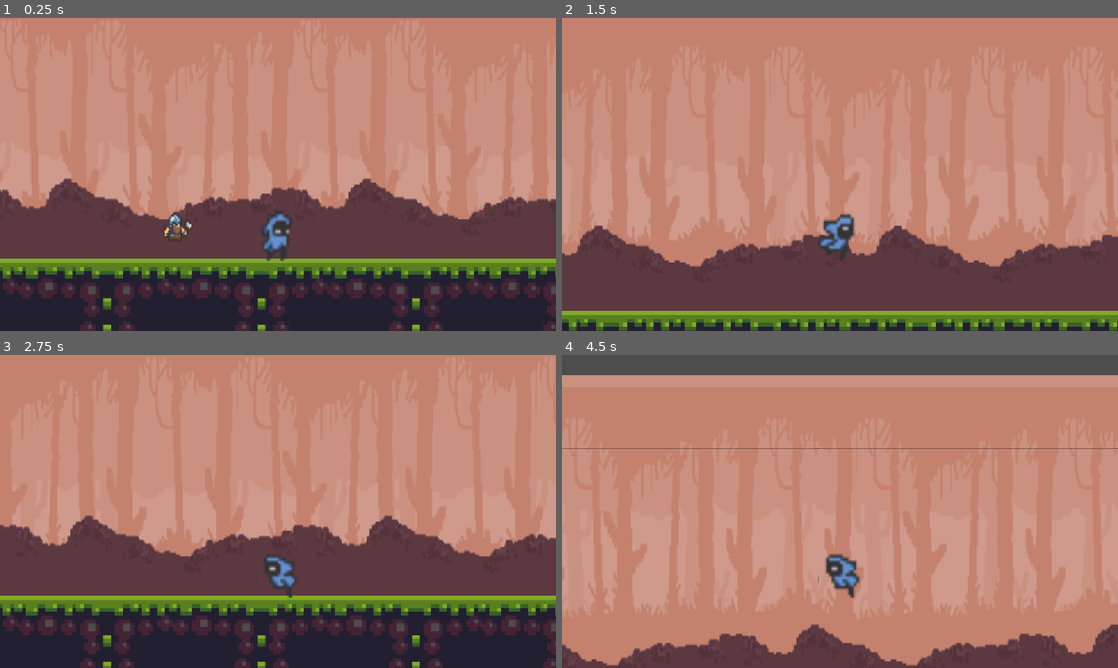
Above: before the commit, frames 1-4 (two rows, left to right).
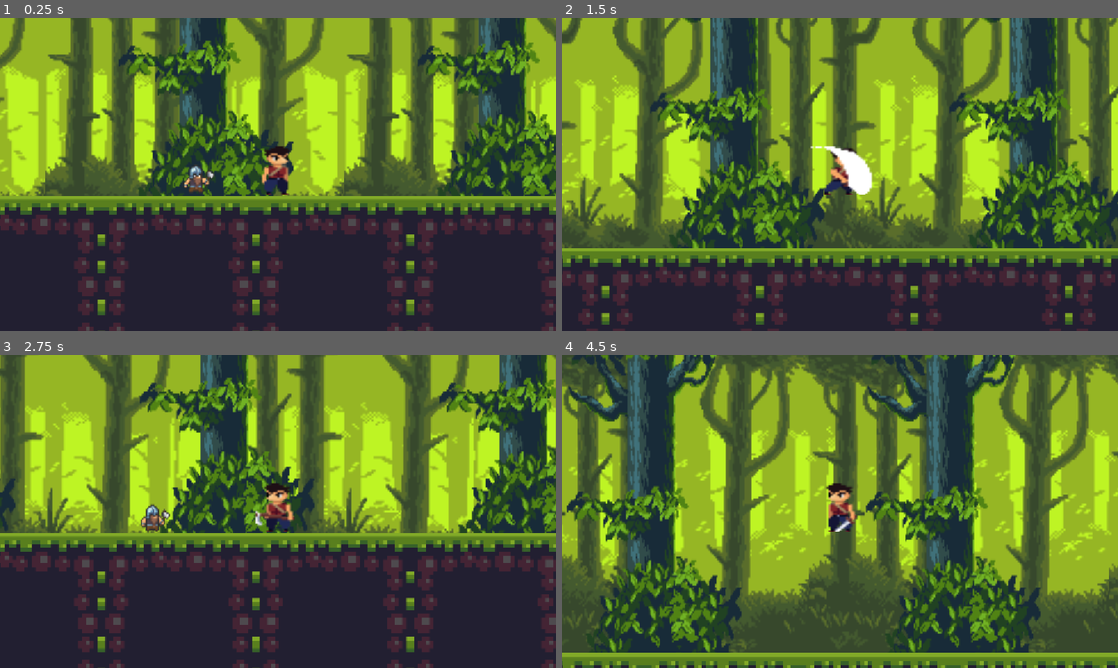
Above: after the commit, the same moments.

Repository: estudiossilvermill/EcosDaFloresta
Game: Godot game, scene res://scenes/main.tscn
Two runs of this game, one before a commit and one after it. Both use one fixed random seed, a clock stepped at 60 frames per second and the inputs below.
Inputs:
- Up to frame 1 (0.25 s): no input
- Up to frame 2 (1.5 s): hold Q (atacar, bound only after the commit) 0.53-1.28 s; hold Right (direita) from 0.53 s (still down); tap Up (pulo) at 0.77, 0.8, 1.07, 1.35 s
- Up to frame 3 (2.75 s): tap Up (pulo) at 1.52, 1.82, 2.3 s; tap Q (atacar, bound only after the commit) at 1.55 s; release Right (direita) at 2.03 s; hold Left (esquerda) from 2.03 s (still down); hold Q (atacar, bound only after the commit) from 2.03 s (still down)
- Up to frame 4 (4.5 s): release Left (esquerda) at 2.78 s; release Q (atacar, bound only after the commit) at 2.78 s; hold Right (direita) 2.78-4.28 s; tap Q (atacar, bound only after the commit) at 2.85, 4.35 s; tap Up (pulo) at 3.02, 3.32, 3.6, 3.77, 4.07 s; hold Left (esquerda) from 4.28 s (still down)

The runs differ from the first frame. In frame 1, 83% of the frame differs, in the area x 0-100%, y 0-100%; in frame 2, 95%; in frame 3, 83%; in frame 4, 100%.

Commit message:
Atualização de animações e senario

Diff:
--- a/project.godot
+++ b/project.godot
@@ -26,21 +26,30 @@
 pulo={
 "deadzone": 0.2,
 "events": [Object(InputEventKey,"resource_local_to_scene":false,"resource_name":"","device":-1,"window_id":0,"alt_press …(195 unchanged characters)…
+, Object(InputEventKey,"resource_local_to_scene":false,"resource_name":"","device":-1,"window_id":0,"alt_pressed":false,"shift_pressed":false,"ctrl_pressed":false,"meta_pressed":false,"pressed":false,"keycode":0,"physical_keycode":87,"key_label":0,"unicode":119,"location":0,"echo":false,"script":null)
 ]
 }
 baixo={
 "deadzone": 0.2,
 "events": [Object(InputEventKey,"resource_local_to_scene":false,"resource_name":"","device":-1,"window_id":0,"alt_press …(195 unchanged characters)…
+, Object(InputEventKey,"resource_local_to_scene":false,"resource_name":"","device":-1,"window_id":0,"alt_pressed":false,"shift_pressed":false,"ctrl_pressed":false,"meta_pressed":false,"pressed":false,"keycode":0,"physical_keycode":83,"key_label":0,"unicode":115,"location":0,"echo":false,"script":null)
 ]
 }
 direita={
 "deadzone": 0.2,
-"events": [Object(InputEventKey,"resource_local_to_scene":fa …(140 unchanged characters)… d":false,"keycode":0,"physical_keycode":4194321,"key_label":0,"unicode":0,"location":0,"echo":false,"script":null)
+"events": [Object(InputEventKey,"resource_local_to_scene":fa …(140 unchanged characters)… d":false,"keycode":0,"physical_keycode":68,"key_label":0,"unicode":100,"location":0,"echo":false,"script":null)
+, Object(InputEventKey,"resource_local_to_scene":false,"resource_name":"","device":-1,"window_id":0,"alt_pressed":false,"shift_pressed":false,"ctrl_pressed":false,"meta_pressed":false,"pressed":false,"keycode":0,"physical_keycode":4194321,"key_label":0,"unicode":0,"location":0,"echo":false,"script":null)
 ]
 }
 esquerda={
 "deadzone": 0.2,
 "events": [Object(InputEventKey,"resource_local_to_scene":false,"resource_name":"","device":-1,"window_id":0,"alt_press …(195 unchanged characters)…
+, Object(InputEventKey,"resource_local_to_scene":false,"resource_name":"","device":-1,"window_id":0,"alt_pressed":false,"shift_pressed":false,"ctrl_pressed":false,"meta_pressed":false,"pressed":false,"keycode":0,"physical_keycode":65,"key_label":0,"unicode":97,"location":0,"echo":false,"script":null)
+]
+}
+atacar={
+"deadzone": 0.2,
+"events": [Object(InputEventKey,"resource_local_to_scene":false,"resource_name":"","device":-1,"window_id":0,"alt_pressed":false,"shift_pressed":false,"ctrl_pressed":false,"meta_pressed":false,"pressed":false,"keycode":0,"physical_keycode":81,"key_label":0,"unicode":113,"location":0,"echo":false,"script":null)
 ]
 }
 
--- a/scenes/florest_background.tscn
+++ b/scenes/florest_background.tscn
@@ -1,8 +1,8 @@
 [gd_scene format=3 uid="uid://bl7prc8ruuwmt"]
 
-[ext_resource type="Texture2D" uid="uid://dpmf3w8ip5prp" path="res://platformer_metroidvania asset pack v1.01/tiles and background_foreground (new)/bg_0.png" id="1_vqsky"]
-[ext_resource type="Texture2D" uid="uid://cdrlou7sia7v7" path="res://platformer_metroidvania asset pack v1.01/tiles and background_foreground (new)/bg_1.png" id="2_lv0es"]
-[ext_resource type="Texture2D" uid="uid://c610bio4k71rp" path="res://platformer_metroidvania asset pack v1.01/tiles and background_foreground (new)/bg_2.png" id="3_17kvl"]
+[ext_resource type="Texture2D" uid="uid://dchwmko5kplh" path="res://Tall Forest Files/Assets/Layers/back.png" id="1_vqsky"]
+[ext_resource type="Texture2D" uid="uid://dbfcwq554vfdo" path="res://Tall Forest Files/Assets/Layers/far.png" id="2_vqsky"]
+[ext_resource type="Texture2D" uid="uid://cq1grbamj4uhg" path="res://Tall Forest Files/Assets/Layers/middle.png" id="3_vqsky"]
 
 [node name="Florest-background" type="Node2D" unique_id=1569551011]
 
@@ -13,7 +13,7 @@
 
 [node name="Sprite2D" type="Sprite2D" parent="camada3" unique_id=59726951]
 texture_repeat = 2
-scale = Vector2(1.3, 2)
+scale = Vector2(2.1569443, 2)
 texture = ExtResource("1_vqsky")
 
 [node name="camada2" type="Parallax2D" parent="." unique_id=317660397]
@@ -23,8 +23,8 @@
 
 [node name="Sprite2D" type="Sprite2D" parent="camada2" unique_id=247740387]
 texture_repeat = 2
-scale = Vector2(1.3, 2)
-texture = ExtResource("2_lv0es")
+scale = Vector2(1.7863637, 2)
+texture = ExtResource("2_vqsky")
 
 [node name="camada1" type="Parallax2D" parent="." unique_id=743729854]
 scroll_scale = Vector2(0.9, 0.9)
@@ -33,6 +33,5 @@
 
 [node name="Sprite2D" type="Sprite2D" parent="camada1" unique_id=1707553520]
 texture_repeat = 2
-position = Vector2(2, 39)
-scale = Vector2(1.3, 1.9)
-texture = ExtResource("3_17kvl")
+scale = Vector2(1.3, 1.7708333)
+texture = ExtResource("3_vqsky")
--- /dev/null
+++ b/scenes/flow.gd
@@ -0,0 +1,70 @@
+extends CharacterBody2D
+
+@export var velocidade: float = 110.0
+@export var distancia_minima: float = 16.0
+@export var gravidade: float = 980.0
+
+@onready var sprite: AnimatedSprite2D = $spriteLenhador
+
+var protagonista: CharacterBody2D = null
+var atacando: bool = false
+
+func _ready() -> void:
+	_achar_protagonista()
+
+func _achar_protagonista() -> void:
+	var cena_atual := get_tree().current_scene
+	if cena_atual == null:
+		return
+
+	var por_nome := cena_atual.find_child("protagonista", true, false)
+	if por_nome is CharacterBody2D:
+		protagonista = por_nome
+
+func _physics_process(delta: float) -> void:
+	# Gravidade no eixo Y
+	if not is_on_floor():
+		velocity.y += gravidade * delta
+	elif velocity.y > 0.0:
+		velocity.y = 0.0
+
+	# Garante a referência do protagonista
+	if not is_instance_valid(protagonista):
+		_achar_protagonista()
+
+	# Perseguição horizontal
+	if not atacando and is_instance_valid(protagonista):
+		var dx := protagonista.global_position.x - global_position.x
+		if abs(dx) > distancia_minima:
+			var direcao_x: float = sign(dx)
+			velocity.x = direcao_x * velocidade
+			if sprite != null:
+				sprite.flip_h = direcao_x < 0.0
+		else:
+			velocity.x = move_toward(velocity.x, 0.0, velocidade)
+	elif atacando:
+		velocity.x = 0.0
+	else:
+		velocity.x = 0.0
+
+	_atualizar_animacao()
+	move_and_slide()
+
+func _atualizar_animacao() -> void:
+	if sprite == null or atacando:
+		return
+
+	# Troque "andar" e "parado" pelos nomes exatos das animações no seu AnimatedSprite2D
+	if abs(velocity.x) > 5.0 and sprite.sprite_frames != null and sprite.sprite_frames.has_animation("andar"):
+		if sprite.animation != "andar":
+			sprite.play("andar")
+	elif sprite.sprite_frames != null and sprite.sprite_frames.has_animation("parado"):
+		if sprite.animation != "parado":
+			sprite.play("parado")
+
+func _on_area_2d_area_entered(_area: Area2D) -> void:
+	$spriteLenhador.play("atingido")
+
+
+func _on_area_2d_body_entered(body: CharacterBody2D) -> void:
+	$spriteLenhador.play('atingido')
--- a/scenes/lenhador.tscn
+++ b/scenes/lenhador.tscn
@@ -1,6 +1,10 @@
 [gd_scene format=3 uid="uid://css4re54yl0fj"]
 
 [ext_resource type="Texture2D" uid="uid://bj37jcjsus7yb" path="res://Dwarf Sprite Sheet 1.3v.png" id="1_jkp4r"]
+[ext_resource type="Script" uid="uid://cloxunjo67kb1" path="res://scenes/flow.gd" id="1_kbg2e"]
+
+[sub_resource type="CircleShape2D" id="CircleShape2D_ntayv"]
+radius = 74.24284
 
 [sub_resource type="CapsuleShape2D" id="CapsuleShape2D_l0mw4"]
 height = 34.0
@@ -332,15 +336,26 @@
 "speed": 6.0
 }]
 
-[node name="lenhador" type="CharacterBody2D" unique_id=739108681]
+[node name="lenhador" type="CharacterBody2D" unique_id=739108681 groups=["inimigo"]]
+script = ExtResource("1_kbg2e")
+metadata/_edit_group_ = true
+
+[node name="Area2D" type="Area2D" parent="." unique_id=1818075653]
+
+[node name="CollisionShape2D" type="CollisionShape2D" parent="Area2D" unique_id=1339037485]
+shape = SubResource("CircleShape2D_ntayv")
+debug_color = Color(0.9991538, 0, 0.13517481, 0.41960785)
 
 [node name="CollisionShape2D" type="CollisionShape2D" parent="." unique_id=1276168059]
 position = Vector2(1, 8)
 shape = SubResource("CapsuleShape2D_l0mw4")
 
-[node name="AnimatedSprite2D" type="AnimatedSprite2D" parent="." unique_id=966868887]
+[node name="spriteLenhador" type="AnimatedSprite2D" parent="." unique_id=966868887]
 position = Vector2(1.0000005, 2.0000005)
 scale = Vector2(1.2500001, 1.5624999)
 sprite_frames = SubResource("SpriteFrames_ntayv")
 animation = &"idle"
 frame_progress = 0.3253124
+
+[connection signal="area_entered" from="Area2D" to="." method="_on_area_2d_area_entered"]
+[connection signal="body_entered" from="Area2D" to="." method="_on_area_2d_body_entered"]
--- a/scenes/main.tscn
+++ b/scenes/main.tscn
@@ -2,8 +2,8 @@
 
 [ext_resource type="Texture2D" uid="uid://dbaq7kex0aj8c" path="res://platformer_metroidvania asset pack v1.01/tiles and background_foreground (new)/tileset_64x64(new).png" id="1_0wfyh"]
 [ext_resource type="PackedScene" uid="uid://bl7prc8ruuwmt" path="res://scenes/florest_background.tscn" id="1_sugp2"]
-[ext_resource type="PackedScene" uid="uid://dc8gxlle5kyql" path="res://scenes/player.tscn" id="2_sugp2"]
 [ext_resource type="PackedScene" uid="uid://css4re54yl0fj" path="res://scenes/lenhador.tscn" id="4_jyhfs"]
+[ext_resource type="PackedScene" uid="uid://buvhl4rs0ovmp" path="res://scenes/protagonista.tscn" id="4_tbgi4"]
 
 [sub_resource type="TileSetAtlasSource" id="TileSetAtlasSource_jyhfs"]
 texture = ExtResource("1_0wfyh")
@@ -936,9 +936,6 @@
 tile_map_data = PackedByteArray("AAABAB8AAAAKAAAAAAABACAAAAAKAAEAAAABACEAAAAKAAIAAAABACIAAAAKAAMAAAACAB8AAAACAAAAAAACAC …(30640 unchanged characters)…
 tile_set = SubResource("TileSet_ntayv")
 
-[node name="Player" parent="." unique_id=1842969309 instance=ExtResource("2_sugp2")]
-position = Vector2(527, 466)
-
 [node name="StaticBody2D" type="StaticBody2D" parent="." unique_id=1069051170]
 position = Vector2(536, 565)
 metadata/_edit_group_ = true
@@ -949,3 +946,6 @@
 
 [node name="lenhador" parent="." unique_id=739108681 instance=ExtResource("4_jyhfs")]
 position = Vector2(420, 456)
+
+[node name="protagonista" parent="." unique_id=983862715 instance=ExtResource("4_tbgi4")]
+position = Vector2(533, 447)
--- /dev/null
+++ b/scenes/protagonista.gd
@@ -0,0 +1,62 @@
+extends CharacterBody2D
+
+@export var speed: float = 400.0
+@export var jump_force: float = 600.0
+@export var gravity: float = 1500.0
+
+func _physics_process(delta):
+	# -------------------------
+	# MOVIMENTO HORIZONTAL
+	# -------------------------
+	var direction = Input.get_axis("esquerda", "direita")
+
+	velocity.x = direction * speed
+
+
+	# -------------------------
+	# GRAVIDADE
+	# -------------------------
+	if not is_on_floor():
+		velocity.y += gravity * delta
+
+
+	# -------------------------
+	# PULO
+	# -------------------------
+	if Input.is_action_just_pressed("pulo") and is_on_floor():
+		velocity.y = -jump_force
+
+
+	# -------------------------
+	# MOVIMENTO
+	# -------------------------
+	move_and_slide()
+
+
+	# -------------------------
+	# ANIMAÇÕES
+	# -------------------------
+	if not is_on_floor():
+		if velocity.y < 0:
+			$spriteProta.play("rolando")
+		else:
+			$spriteProta.play("ataque")
+
+	elif velocity.x != 0:
+		$spriteProta.play("andar")
+
+	else:
+		$spriteProta.play("idle")
+
+
+	# -------------------------
+	# DIREÇÃO DO PERSONAGEM
+	# -------------------------
+	if velocity.x < 0:
+		$spriteProta.flip_h = true
+
+	elif velocity.x > 0:
+		$spriteProta.flip_h = false
+
+	if Input.is_action_pressed("atacar"):
+		$spriteProta.play("ataque2")
--- a/scenes/character_body_2d.tscn
+++ b/scenes/protagonista.tscn
@@ -1,199 +1,229 @@
 [gd_scene format=3 uid="uid://buvhl4rs0ovmp"]
 
-[ext_resource type="Texture2D" uid="uid://d4h457jc0q1hx" path="res://2D Simple Character/4Sword Attack/SwordAttack Sheet.png" id="1_ws0vm"]
-[ext_resource type="Texture2D" uid="uid://dsnd880xmspl5" path="res://2D Simple Character/8Gardening/Gardening Sheet.png" id="2_rhr3r"]
-[ext_resource type="Texture2D" uid="uid://c5dwfsh0qsucn" path="res://2D Simple Character/2Run/Run Sheet.png" id="3_t53lx"]
-[ext_resource type="Texture2D" uid="uid://cuq5r2bc3af2k" path="res://2D Simple Character/1Idle/Idle Sheet.png" id="4_yi2kj"]
-[ext_resource type="Texture2D" uid="uid://dplh7ulllj504" path="res://2D Simple Character/3Roll/Roll Sheet.png" id="5_cibgq"]
+[ext_resource type="Script" uid="uid://duwk11bwsvq6k" path="res://scenes/protagonista.gd" id="1_3twc5"]
+[ext_resource type="Texture2D" uid="uid://d4h457jc0q1hx" path="res://2D Simple Character/4Sword Attack/SwordAttack Sheet.png" id="2_3alyc"]
+[ext_resource type="Texture2D" uid="uid://dsnd880xmspl5" path="res://2D Simple Character/8Gardening/Gardening Sheet.png" id="3_uwfy3"]
+[ext_resource type="Texture2D" uid="uid://c5dwfsh0qsucn" path="res://2D Simple Character/2Run/Run Sheet.png" id="4_j8fxu"]
+[ext_resource type="Texture2D" uid="uid://cuq5r2bc3af2k" path="res://2D Simple Character/1Idle/Idle Sheet.png" id="5_lk4e0"]
+[ext_resource type="Texture2D" uid="uid://dplh7ulllj504" path="res://2D Simple Character/3Roll/Roll Sheet.png" id="6_l5k0v"]
 
 [sub_resource type="CapsuleShape2D" id="CapsuleShape2D_rhr3r"]
 radius = 238.0
 height = 716.0
 
+[sub_resource type="AtlasTexture" id="AtlasTexture_tyfdd"]
+atlas = ExtResource("4_j8fxu")
+region = Rect2(0, 0, 32, 32)
+
+[sub_resource type="AtlasTexture" id="AtlasTexture_bae6d"]
+atlas = ExtResource("4_j8fxu")
+region = Rect2(32, 0, 32, 32)
+
+[sub_resource type="AtlasTexture" id="AtlasTexture_mamov"]
+atlas = ExtResource("4_j8fxu")
+region = Rect2(64, 0, 32, 32)
+
+[sub_resource type="AtlasTexture" id="AtlasTexture_7oyl4"]
+atlas = ExtResource("4_j8fxu")
+region = Rect2(96, 0, 32, 32)
+
+[sub_resource type="AtlasTexture" id="AtlasTexture_u2kg2"]
+atlas = ExtResource("4_j8fxu")
+region = Rect2(128, 0, 32, 32)
+
+[sub_resource type="AtlasTexture" id="AtlasTexture_33wo8"]
+atlas = ExtResource("4_j8fxu")
+region = Rect2(160, 0, 32, 32)
+
+[sub_resource type="AtlasTexture" id="AtlasTexture_rsbhr"]
+atlas = ExtResource("4_j8fxu")
+region = Rect2(192, 0, 32, 32)
+
+[sub_resource type="AtlasTexture" id="AtlasTexture_mjxx7"]
+atlas = ExtResource("4_j8fxu")
+region = Rect2(224, 0, 32, 32)
+
 [sub_resource type="AtlasTexture" id="AtlasTexture_mfdas"]
-atlas = ExtResource("1_ws0vm")
+atlas = ExtResource("2_3alyc")
 region = Rect2(0, 0, 32, 32)
 
 [sub_resource type="AtlasTexture" id="AtlasTexture_8nwgm"]
-atlas = ExtResource("1_ws0vm")
+atlas = ExtResource("2_3alyc")
 region = Rect2(32, 0, 32, 32)
 
 [sub_resource type="AtlasTexture" id="AtlasTexture_7pl6r"]
-atlas = ExtResource("1_ws0vm")
+atlas = ExtResource("2_3alyc")
 region = Rect2(64, 0, 32, 32)
 
 [sub_resource type="AtlasTexture" id="AtlasTexture_x5gf8"]
-atlas = ExtResource("1_ws0vm")
+atlas = ExtResource("2_3alyc")
 region = Rect2(96, 0, 32, 32)
 
 [sub_resource type="AtlasTexture" id="AtlasTexture_42hdn"]
-atlas = ExtResource("1_ws0vm")
+atlas = ExtResource("2_3alyc")
 region = Rect2(128, 0, 32, 32)
 
 [sub_resource type="AtlasTexture" id="AtlasTexture_el37e"]
-atlas = ExtResource("1_ws0vm")
+atlas = ExtResource("2_3alyc")
 region = Rect2(160, 0, 32, 32)
 
 [sub_resource type="AtlasTexture" id="AtlasTexture_inrnk"]
-atlas = ExtResource("1_ws0vm")
+atlas = ExtResource("2_3alyc")
 region = Rect2(192, 0, 32, 32)
 
 [sub_resource type="AtlasTexture" id="AtlasTexture_wqsd8"]
-atlas = ExtResource("1_ws0vm")
+atlas = ExtResource("2_3alyc")
 region = Rect2(224, 0, 32, 32)
 
 [sub_resource type="AtlasTexture" id="AtlasTexture_ugk0l"]
-atlas = ExtResource("1_ws0vm")
+atlas = ExtResource("2_3alyc")
 region = Rect2(256, 0, 32, 32)
 
 [sub_resource type="AtlasTexture" id="AtlasTexture_eewtm"]
-atlas = ExtResource("2_rhr3r")
+atlas = ExtResource("3_uwfy3")
 region = Rect2(0, 0, 32, 32)
 
 [sub_resource type="AtlasTexture" id="AtlasTexture_o6j3l"]
-atlas = ExtResource("2_rhr3r")
+atlas = ExtResource("3_uwfy3")
 region = Rect2(32, 0, 32, 32)
 
 [sub_resource type="AtlasTexture" id="AtlasTexture_diyyd"]
-atlas = ExtResource("2_rhr3r")
+atlas = ExtResource("3_uwfy3")
 region = Rect2(64, 0, 32, 32)
 
 [sub_resource type="AtlasTexture" id="AtlasTexture_uduk5"]
-atlas = ExtResource("2_rhr3r")
-region = Rect2(96, 0, 32, 32)
-
-[sub_resource type="AtlasTexture" id="AtlasTexture_tyfdd"]
-atlas = ExtResource("3_t53lx")
-region = Rect2(0, 0, 32, 32)
-
-[sub_resource type="AtlasTexture" id="AtlasTexture_bae6d"]
-atlas = ExtResource("3_t53lx")
-region = Rect2(32, 0, 32, 32)
-
-[sub_resource type="AtlasTexture" id="AtlasTexture_mamov"]
-atlas = ExtResource("3_t53lx")
-region = Rect2(64, 0, 32, 32)
-
-[sub_resource type="AtlasTexture" id="AtlasTexture_7oyl4"]
-atlas = ExtResource("3_t53lx")
-region = Rect2(96, 0, 32, 32)
-
-[sub_resource type="AtlasTexture" id="AtlasTexture_u2kg2"]
-atlas = ExtResource("3_t53lx")
+atlas = ExtResource("3_uwfy3")
+region = Rect2(96, 0, 32, 32)
+
+[sub_resource type="AtlasTexture" id="AtlasTexture_605yl"]
+atlas = ExtResource("5_lk4e0")
+region = Rect2(0, 0, 32, 32)
+
+[sub_resource type="AtlasTexture" id="AtlasTexture_q7f82"]
+atlas = ExtResource("5_lk4e0")
+region = Rect2(32, 0, 32, 32)
+
+[sub_resource type="AtlasTexture" id="AtlasTexture_y77s4"]
+atlas = ExtResource("5_lk4e0")
+region = Rect2(64, 0, 32, 32)
+
+[sub_resource type="AtlasTexture" id="AtlasTexture_r8tdc"]
+atlas = ExtResource("5_lk4e0")
+region = Rect2(96, 0, 32, 32)
+
+[sub_resource type="AtlasTexture" id="AtlasTexture_teyxv"]
+atlas = ExtResource("5_lk4e0")
 region = Rect2(128, 0, 32, 32)
 
-[sub_resource type="AtlasTexture" id="AtlasTexture_33wo8"]
-atlas = ExtResource("3_t53lx")
+[sub_resource type="AtlasTexture" id="AtlasTexture_ufs60"]
+atlas = ExtResource("5_lk4e0")
 region = Rect2(160, 0, 32, 32)
 
-[sub_resource type="AtlasTexture" id="AtlasTexture_rsbhr"]
-atlas = ExtResource("3_t53lx")
+[sub_resource type="AtlasTexture" id="AtlasTexture_m8ak6"]
+atlas = ExtResource("5_lk4e0")
 region = Rect2(192, 0, 32, 32)
 
-[sub_resource type="AtlasTexture" id="AtlasTexture_mjxx7"]
-atlas = ExtResource("3_t53lx")
+[sub_resource type="AtlasTexture" id="AtlasTexture_xvfxd"]
+atlas = ExtResource("5_lk4e0")
 region = Rect2(224, 0, 32, 32)
 
-[sub_resource type="AtlasTexture" id="AtlasTexture_605yl"]
-atlas = ExtResource("4_yi2kj")
-region = Rect2(0, 0, 32, 32)
-
-[sub_resource type="AtlasTexture" id="AtlasTexture_q7f82"]
-atlas = ExtResource("4_yi2kj")
-region = Rect2(32, 0, 32, 32)
-
-[sub_resource type="AtlasTexture" id="AtlasTexture_y77s4"]
-atlas = ExtResource("4_yi2kj")
-region = Rect2(64, 0, 32, 32)
-
-[sub_resource type="AtlasTexture" id="AtlasTexture_r8tdc"]
-atlas = ExtResource("4_yi2kj")
-region = Rect2(96, 0, 32, 32)
-
-[sub_resource type="AtlasTexture" id="AtlasTexture_teyxv"]
-atlas = ExtResource("4_yi2kj")
+[sub_resource type="AtlasTexture" id="AtlasTexture_abs25"]
+atlas = ExtResource("5_lk4e0")
+region = Rect2(256, 0, 32, 32)
+
+[sub_resource type="AtlasTexture" id="AtlasTexture_g4blw"]
+atlas = ExtResource("5_lk4e0")
+region = Rect2(288, 0, 32, 32)
+
+[sub_resource type="AtlasTexture" id="AtlasTexture_nda51"]
+atlas = ExtResource("5_lk4e0")
+region = Rect2(320, 0, 32, 32)
+
+[sub_resource type="AtlasTexture" id="AtlasTexture_ef4gn"]
+atlas = ExtResource("6_l5k0v")
+region = Rect2(0, 0, 32, 32)
+
+[sub_resource type="AtlasTexture" id="AtlasTexture_jyxh6"]
+atlas = ExtResource("6_l5k0v")
+region = Rect2(32, 0, 32, 32)
+
+[sub_resource type="AtlasTexture" id="AtlasTexture_35mu4"]
+atlas = ExtResource("6_l5k0v")
+region = Rect2(64, 0, 32, 32)
+
+[sub_resource type="AtlasTexture" id="AtlasTexture_ri7g2"]
+atlas = ExtResource("6_l5k0v")
+region = Rect2(96, 0, 32, 32)
+
+[sub_resource type="AtlasTexture" id="AtlasTexture_ipx4o"]
+atlas = ExtResource("6_l5k0v")
 region = Rect2(128, 0, 32, 32)
 
-[sub_resource type="AtlasTexture" id="AtlasTexture_ufs60"]
-atlas = ExtResource("4_yi2kj")
+[sub_resource type="AtlasTexture" id="AtlasTexture_6ogfl"]
+atlas = ExtResource("6_l5k0v")
 region = Rect2(160, 0, 32, 32)
 
-[sub_resource type="AtlasTexture" id="AtlasTexture_m8ak6"]
-atlas = ExtResource("4_yi2kj")
+[sub_resource type="AtlasTexture" id="AtlasTexture_aiyo0"]
+atlas = ExtResource("6_l5k0v")
 region = Rect2(192, 0, 32, 32)
 
-[sub_resource type="AtlasTexture" id="AtlasTexture_xvfxd"]
-atlas = ExtResource("4_yi2kj")
+[sub_resource type="AtlasTexture" id="AtlasTexture_acjr4"]
+atlas = ExtResource("6_l5k0v")
 region = Rect2(224, 0, 32, 32)
 
-[sub_resource type="AtlasTexture" id="AtlasTexture_abs25"]
-atlas = ExtResource("4_yi2kj")
+[sub_resource type="AtlasTexture" id="AtlasTexture_u7bf1"]
+atlas = ExtResource("6_l5k0v")
 region = Rect2(256, 0, 32, 32)
 
-[sub_resource type="AtlasTexture" id="AtlasTexture_g4blw"]
-atlas = ExtResource("4_yi2kj")
+[sub_resource type="AtlasTexture" id="AtlasTexture_mmnpi"]
+atlas = ExtResource("6_l5k0v")
 region = Rect2(288, 0, 32, 32)
 
-[sub_resource type="AtlasTexture" id="AtlasTexture_nda51"]
-atlas = ExtResource("4_yi2kj")
+[sub_resource type="AtlasTexture" id="AtlasTexture_2atgf"]
+atlas = ExtResource("6_l5k0v")
 region = Rect2(320, 0, 32, 32)
 
-[sub_resource type="AtlasTexture" id="AtlasTexture_ef4gn"]
-atlas = ExtResource("5_cibgq")
-region = Rect2(0, 0, 32, 32)
-
-[sub_resource type="AtlasTexture" id="AtlasTexture_jyxh6"]
-atlas = ExtResource("5_cibgq")
-region = Rect2(32, 0, 32, 32)
-
-[sub_resource type="AtlasTexture" id="AtlasTexture_35mu4"]
-atlas = ExtResource("5_cibgq")
-region = Rect2(64, 0, 32, 32)
-
-[sub_resource type="AtlasTexture" id="AtlasTexture_ri7g2"]
-atlas = ExtResource("5_cibgq")
-region = Rect2(96, 0, 32, 32)
-
-[sub_resource type="AtlasTexture" id="AtlasTexture_ipx4o"]
-atlas = ExtResource("5_cibgq")
-region = Rect2(128, 0, 32, 32)
-
-[sub_resource type="AtlasTexture" id="AtlasTexture_6ogfl"]
-atlas = ExtResource("5_cibgq")
-region = Rect2(160, 0, 32, 32)
-
-[sub_resource type="AtlasTexture" id="AtlasTexture_aiyo0"]
-atlas = ExtResource("5_cibgq")
-region = Rect2(192, 0, 32, 32)
-
-[sub_resource type="AtlasTexture" id="AtlasTexture_acjr4"]
-atlas = ExtResource("5_cibgq")
-region = Rect2(224, 0, 32, 32)
-
-[sub_resource type="AtlasTexture" id="AtlasTexture_u7bf1"]
-atlas = ExtResource("5_cibgq")
-region = Rect2(256, 0, 32, 32)
-
-[sub_resource type="AtlasTexture" id="AtlasTexture_mmnpi"]
-atlas = ExtResource("5_cibgq")
-region = Rect2(288, 0, 32, 32)
-
-[sub_resource type="AtlasTexture" id="AtlasTexture_2atgf"]
-atlas = ExtResource("5_cibgq")
-region = Rect2(320, 0, 32, 32)
-
 [sub_resource type="AtlasTexture" id="AtlasTexture_1x471"]
-atlas = ExtResource("5_cibgq")
+atlas = ExtResource("6_l5k0v")
 region = Rect2(352, 0, 32, 32)
 
 [sub_resource type="AtlasTexture" id="AtlasTexture_q3p54"]
-atlas = ExtResource("5_cibgq")
+atlas = ExtResource("6_l5k0v")
 region = Rect2(384, 0, 32, 32)
 
 [sub_resource type="SpriteFrames" id="SpriteFrames_ntayv"]
 animations = [{
 "frames": [{
 "duration": 1.0,
+"texture": SubResource("AtlasTexture_tyfdd")
+}, {
+"duration": 1.0,
+"texture": SubResource("AtlasTexture_bae6d")
+}, {
+"duration": 1.0,
+"texture": SubResource("AtlasTexture_mamov")
+}, {
+"duration": 1.0,
+"texture": SubResource("AtlasTexture_7oyl4")
+}, {
+"duration": 1.0,
+"texture": SubResource("AtlasTexture_u2kg2")
+}, {
+"duration": 1.0,
+"texture": SubResource("AtlasTexture_33wo8")
+}, {
+"duration": 1.0,
+"texture": SubResource("AtlasTexture_rsbhr")
+}, {
+"duration": 1.0,
+"texture": SubResource("AtlasTexture_mjxx7")
+}],
+"loop": 1,
+"name": &"andar",
+"speed": 12.0
+}, {
+"frames": [{
+"duration": 1.0,
 "texture": SubResource("AtlasTexture_mfdas")
 }, {
 "duration": 1.0,
@@ -240,35 +270,6 @@
 "loop": 1,
 "name": &"ataque2",
 "speed": 10.0
-}, {
-"frames": [{
-"duration": 1.0,
-"texture": SubResource("AtlasTexture_tyfdd")
-}, {
-"duration": 1.0,
-"texture": SubResource("AtlasTexture_bae6d")
-}, {
-"duration": 1.0,
-"texture": SubResource("AtlasTexture_mamov")
-}, {
-"duration": 1.0,
-"texture": SubResource("AtlasTexture_7oyl4")
-}, {
-"duration": 1.0,
-"texture": SubResource("AtlasTexture_u2kg2")
-}, {
-"duration": 1.0,
-"texture": SubResource("AtlasTexture_33wo8")
-}, {
-"duration": 1.0,
-"texture": SubResource("AtlasTexture_rsbhr")
-}, {
-"duration": 1.0,
-"texture": SubResource("AtlasTexture_mjxx7")
-}],
-"loop": 1,
-"name": &"correr",
-"speed": 12.0
 }, {
 "frames": [{
 "duration": 1.0,
@@ -354,14 +355,21 @@
 }]
 
 [node name="protagonista" type="CharacterBody2D" unique_id=983862715]
+scale = Vector2(-0.08, 0.07999971)
+script = ExtResource("1_3twc5")
+metadata/_edit_group_ = true
 
 [node name="CollisionShape2D" type="CollisionShape2D" parent="." unique_id=423771967]
 position = Vector2(2, -81)
 shape = SubResource("CapsuleShape2D_rhr3r")
 
-[node name="AnimatedSprite2D" type="AnimatedSprite2D" parent="." unique_id=532172466]
+[node name="spriteProta" type="AnimatedSprite2D" parent="." unique_id=532172466]
 position = Vector2(9.000002, -111.99999)
 scale = Vector2(28.09375, 22.625002)
 sprite_frames = SubResource("SpriteFrames_ntayv")
-animation = &"idle"
-frame_progress = 0.046493005
+animation = &"andar"
+frame_progress = 0.043063838
+
+[node name="Camera2D" type="Camera2D" parent="." unique_id=1864215931]
+position = Vector2(0, -19.87)
+zoom = Vector2(2, 2)
Not shown, added: scenes/flow.gd.uid
Not shown, added: scenes/protagonista.gd.uid
